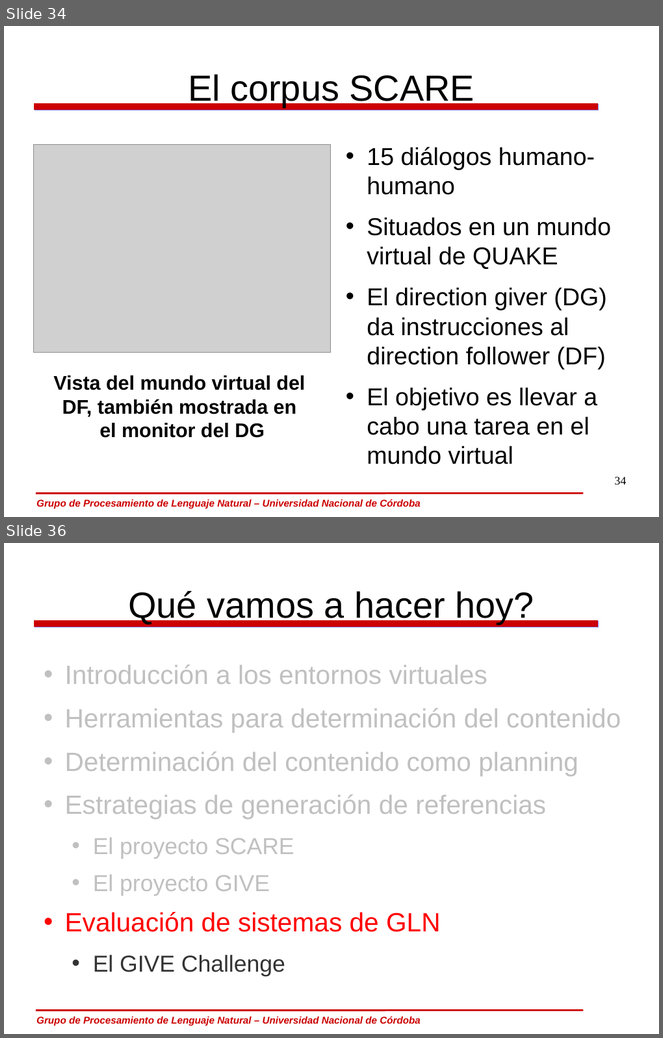
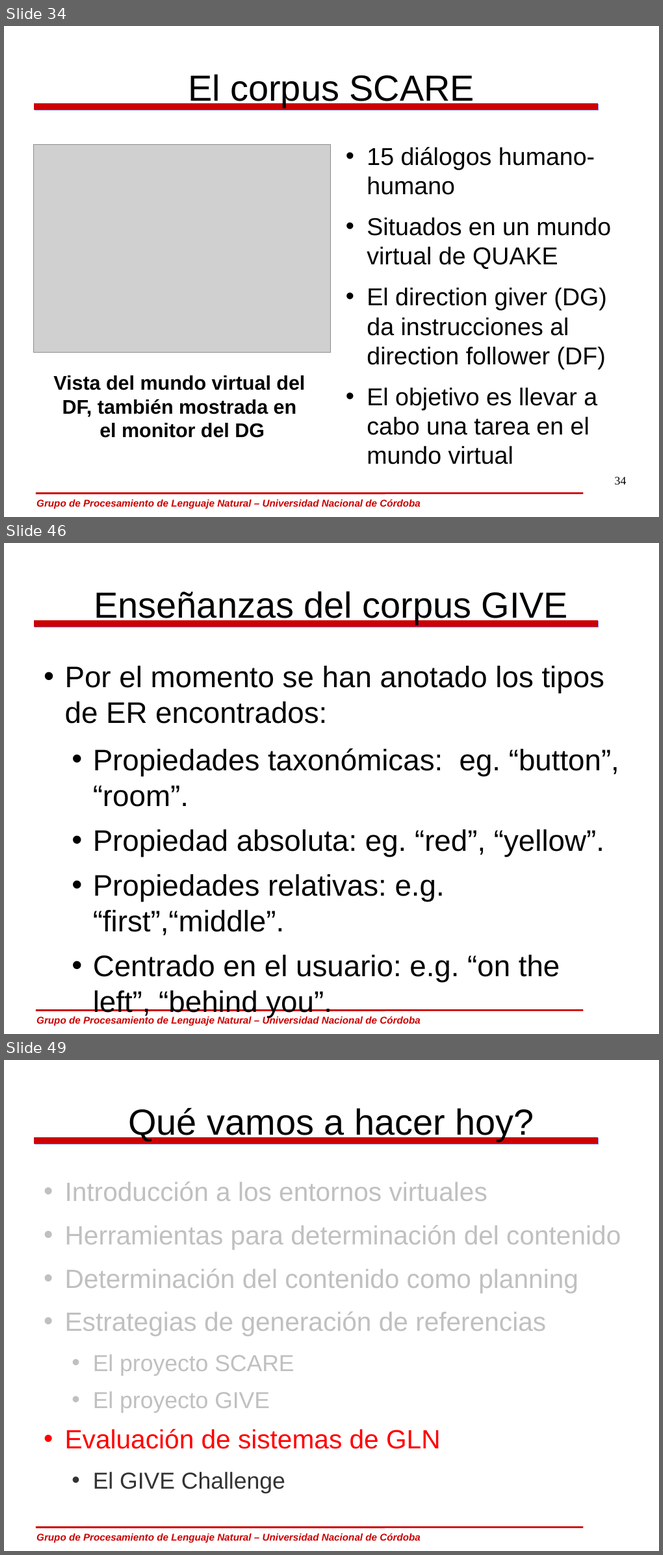
Before and after one commit to carlosareces/elic10, a slide deck: slides/dia5.odp. Shown one above the other, each under a label of ours: slides 34 and 36 before the commit, slides 34, 46 and 49 after it; the slides between them are not shown. The pictures are 663x1038 and 663x1555 pixels, drawn with LibreOffice and Linux fonts; fonts in the diff are those of the drawing; grey boxes stand for pictures; background and template pictures are left out. Boxes give left, top, right and bottom in pixels: in the first picture for what was removed or moved away, otherwise in the second. Text is boxed around its words. In the diff, an @@ line names an element or a change of style, - is before the commit and + after.

```diff
--- a/slides/dia5.odp
+++ b/slides/dia5.odp
@@ slide 46 added at (x1=4, y1=543, x2=659, y2=1034), background #FFFFFF; not listed: 3 template elements that a slide beside it also shows @@
@@ title added at (x1=94, y1=591, x2=568, y2=624), 44 pt, text #000000 @@
+Enseñanzas del corpus GIVE
@@ text added at (x1=65, y1=666, x2=620, y2=983), 36 pt, text #000000 @@
+• Por el momento se han anotado los tipos de ER encontrados:
+  • Propiedades taxonómicas: eg. “button”, “room”.
+  • Propiedad absoluta: eg. “red”, “yellow”.
+  • Propiedades relativas: e.g. “ﬁrst”,“middle”.
+  • Centrado en el usuario: e.g. “on the left”, “behind you”.
@@ what was slide 36 is now slide 49 @@
```
Also in this commit, not shown: 2 slides changed, 17 other slides added, 1 slide removed.
